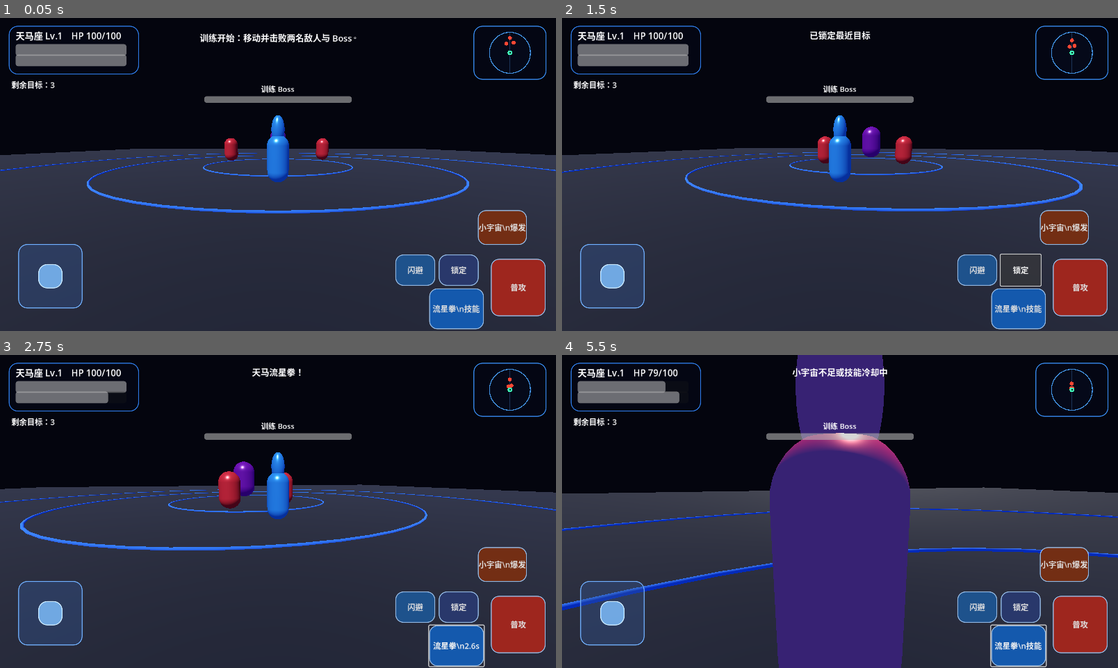
Above: before the commit, frames 1-4 (two rows, left to right).
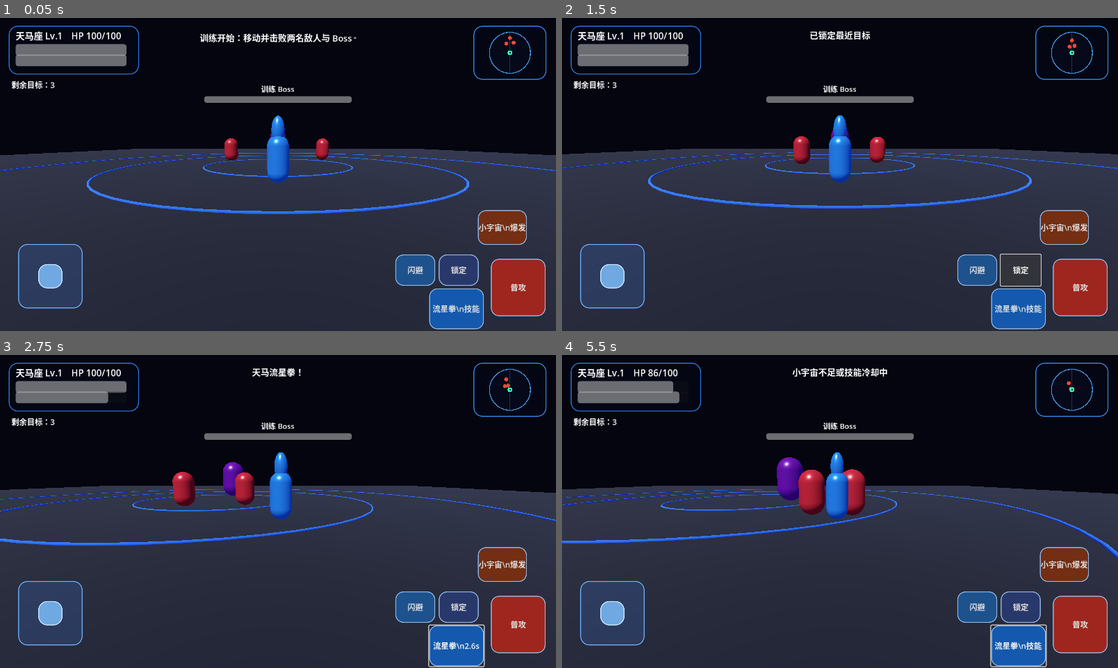
Above: after the commit, the same moments.

Repository: Qazwesrd/Saint-Seiya-Universe-War
Game: Godot game, scene res://scenes/main.tscn
Same seed, same stepped clock (60 frames per second), same inputs: the game is played once before the commit and once after it.
Inputs (mouse positions are in pixels of both pictures, inside the frame that each line leads up to):
- Up to frame 1 (0.05 s): no input
- Up to frame 2 (1.5 s): click "闪避" at 0.5 s; click "锁定" at 1.25 s
- Up to frame 3 (2.75 s): tap Enter (ui_accept) at 2, 2.27 s; move the mouse to (400, 495) at 2.02 s; hold Right (ui_right) from 2.03 s (still down); click (400, 495) at 2.17 s
- Up to frame 4 (5.5 s): release Right (ui_right) at 2.75 s; drag from (728, 527) to (812, 574) at 2.77 s; move the mouse to (895, 442) at 3.52 s; hold Right (ui_right) 3.53-4.25 s; drag from (812, 574) to (673, 464) at 4.27 s; move the mouse to (1006, 558) at 5.02 s; hold Left (ui_left) from 5.03 s (still down); tap Enter (ui_accept) at 5.27 s

The runs differ from the first frame. In frame 1, 0.8% of the frame differs, in the area x 0-100%, y 31-63%; in frame 2, 3.4%; in frame 3, 3.9%; in frame 4, 24%, in the area x 0-100%, y 0-100%.

Commit message:
修正第三人称镜头跟随与相机相对移动

Diff:
--- a/game/scripts/player.gd
+++ b/game/scripts/player.gd
@@ -43,8 +43,8 @@
     head.material_override = body_mat
     add_child(head)
     pivot = Node3D.new()
-    pivot.position.y = 1.5
-    add_child(pivot)
+    pivot.global_position = global_position + Vector3(0, 1.5, 0)
+    game.add_child(pivot)
     var arm := SpringArm3D.new()
     arm.spring_length = 7.5
     pivot.add_child(arm)
@@ -55,6 +55,7 @@
 func set_move_input(value: Vector2) -> void:
     move_input = value.limit_length(1.0)
 func _physics_process(delta: float) -> void:
+    pivot.global_position = global_position + Vector3(0, 1.5, 0)
     attack_cd = maxf(0.0, attack_cd - delta)
     skill_cd = maxf(0.0, skill_cd - delta)
     burst_cd = maxf(0.0, burst_cd - delta)
@@ -109,7 +110,8 @@
     if dodge_time > 0.0: return
     dodge_time = 0.32
     invulnerable = 0.4
-    var direction := Vector3(move_input.x, 0, -move_input.y)
+    var direction := pivot.global_transform.basis.x * move_input.x + (-pivot.global_transform.basis.z) * -move_input.y
+    direction.y = 0
     if direction.length() < 0.1: direction = -global_transform.basis.z
     velocity = direction.normalized() * 15.0
     game.call("show_notice", "闪避！短暂无敌")
